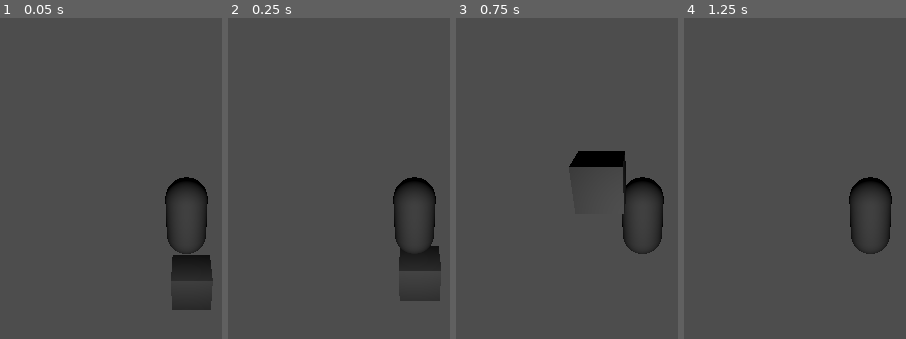
Above: before the commit, frames 1-4 (left to right).
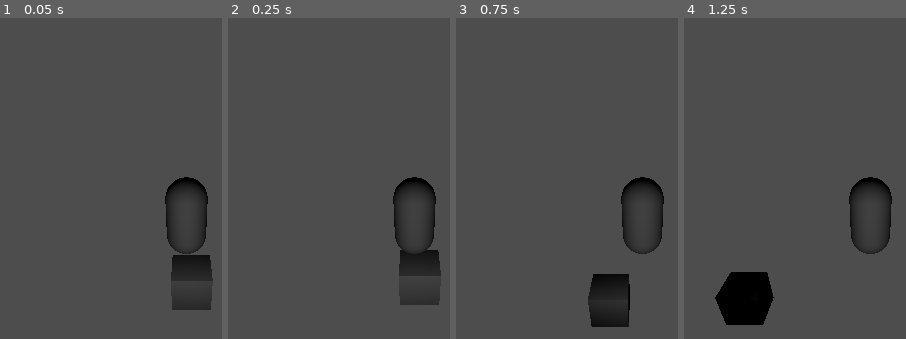
Above: after the commit, the same moments.

Repository: Cygwin231/airshooters
Game: Godot game, scene res://map.tscn
The game is run twice, just before and just after one commit, with the same random seed, the same clock (stepped at 60 frames per second) and the same inputs.
Inputs:
- Up to frame 1 (0.05 s): no input
- Up to frame 2 (0.25 s): no input
- Up to frame 3 (0.75 s): tap Enter (enter) at 0.5, 0.6 s; hold Right (ui_right) from 0.53 s (still down)
- Up to frame 4 (1.25 s): keep holding Right (ui_right)

Frame 1 is identical in both runs. In frame 2, 0.5% of the frame differs, in the area x 77-96%, y 71-90%; in frame 3, 4.3%, in the area x 50-79%, y 41-97%; in frame 4, 3.5%.

Commit message:
Corrected physics errors

Diff:
--- a/map.tscn
+++ b/map.tscn
@@ -11,7 +11,7 @@
 
 [node name="CharacterBody3D" parent="." instance=ExtResource("1_ni340")]
 
-[node name="Area3D" type="Area3D" parent="."]
+[node name="Area3D" type="StaticBody3D" parent="."]
 
 [node name="CollisionShape3D" type="CollisionShape3D" parent="Area3D"]
 transform = Transform3D(1, 0, 0, 0, 1, 0, 0, 0, 1, 0.128106, -1.67812, -0.490108)
